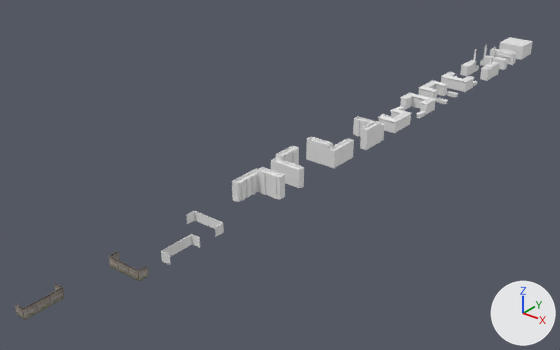
Before and after pictures for a commit that changed the FBX model Assets/Resources/Models/CityMazeCells.fbx.
Before and after are seen from a 50 mm lens placed at (21.7, -10.4, 17.4), pointed at (-2.9, 20.2, -1.6). Lighting does not change. The marker at lower right points along +X, +Y and +Z. Where no turn or scale is listed for an object, it has been applied to the vertices.

The first picture shows 'Cell01.002', 'Cell01.003', 'Cell01.004', 'Cell01.005', 'Cell01.006', 'Cell01.007', 'Cell01.008', 'Cell01.009', 'Cell01.010', 'Cell01.011', 'Cell01.013', 'Cell01.014', 'Cell01.015'.
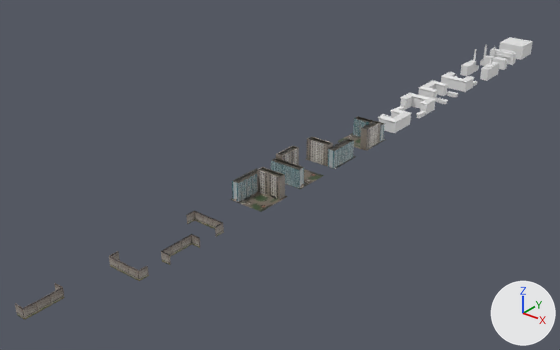
Changed parts and their boxes [x1, y1, x2, y2] in the pictures (560 x 350 px):
'Cell01.006', reshaped (9% wider, 28% taller): before [232, 167, 285, 202]; after [230, 167, 288, 212]
'Cell01.008', reshaped: before [306, 137, 354, 168]; after [306, 137, 356, 169]
'Cell01.007', reshaped (59% wider): before [271, 146, 304, 188]; after [271, 146, 324, 189]
'Cell01.009', reshaped (52% wider): before [353, 116, 385, 150]; after [337, 116, 386, 151]
'Cell01.004', recoloured: [161, 234, 200, 265] in both
'Cell01.005', recoloured, surface changed: [186, 211, 224, 237] in both
part 1 of me_plane_018, added: after [306, 156, 356, 169]
part 2 of me_plane_018, recoloured: [306, 137, 354, 168] in both
part 3 of me_plane_019, added: after [337, 133, 386, 151]
part 4 of me_plane_019, recoloured: [353, 116, 385, 150] in both
part 5 of me_plane_005, added: after [230, 191, 288, 212]
part 6 of me_plane_005, recoloured: [232, 167, 285, 202] in both
part 8 of me_plane_017, added: after [285, 169, 324, 189]
part 9 of me_plane_017, recoloured: [271, 146, 304, 188] in both

The change, as a list of edits to the scene's bpy script:
```text
Add mat_material_cell01_006:
    mat_material_cell01_006 = principled_material('Material.Cell01.006')
    mat_material_cell01_006.texture = img_city01cell01_006_png
Change me_plane_005:
    verts and faces of me_plane_005; kept vertices keep their numbers, new ones are numbered from 84
    remove me_plane_005.from_pydata(...)  # 84 vertices, 54 faces; spans x -0.9..0.9, y -0.97..0.9, z 0.0..1.2
    add me_plane_005.from_pydata(...)  # 88 vertices, 55 faces; spans x -1.0..1.0, y -1.0..1.0, z 0.0..1.2
    me_plane_005 part 5
    add verts[84] = (-1.0, -1.0, 0.01)  # pixel (229, 199)
    add verts[85] = (1.0, -1.0, 0.01)  # pixel (261, 211)
    add verts[86] = (-1.0, 1.0, 0.01)
    add verts[87] = (1.0, 1.0, 0.01)  # pixel (287, 196)
    add faces += [(84, 85, 87, 86)]
    me_plane_005 part 6: 54 faces spanning x -0.9..0.9, y -0.97..0.9, z 0.0..1.2 switch from no material to mat_material_cell01_006 (picture img_city01cell01_006_png)
Change me_plane_018:
    verts and faces of me_plane_018; kept vertices keep their numbers, new ones are numbered from 84
    remove me_plane_018.from_pydata(...)  # 84 vertices, 54 faces; spans x -0.9..0.9, y -0.97..0.9, z 0.0..1.2
    add me_plane_018.from_pydata(...)  # 88 vertices, 55 faces; spans x -1.0..1.0, y -1.0..1.0, z 0.0..1.2
    me_plane_018 part 1
    add verts[84] = (-1.0, -1.0, 0.0)  # pixel (304, 159)
    add verts[85] = (1.0, -1.0, 0.0)  # pixel (335, 169)
    add verts[86] = (-1.0, 1.0, 0.0)
    add verts[87] = (1.0, 1.0, 0.0)  # pixel (356, 156)
    add faces += [(84, 85, 87, 86)]
    me_plane_018 part 2: 54 faces spanning x -0.9..0.9, y -0.97..0.9, z 0.0..1.2 switch from no material to mat_material_cell01_006 (picture img_city01cell01_006_png)
Change me_plane_006:
    where me_plane_006.from_pydata(...)  # 16 vertices, 14 faces; spans x 0.5..1.0, y -0.9..0.9, z 0.0..0.5
    add me_plane_006.materials.append(mat_material_cell01_002)  # picture img_city01cell01_002_png
Change me_plane_019:
    verts and faces of me_plane_019; kept vertices keep their numbers, new ones are numbered from 84
    remove me_plane_019.from_pydata(...)  # 84 vertices, 54 faces; spans x -0.94..0.94, y -0.93..0.87, z 0.0..1.2
    add me_plane_019.from_pydata(...)  # 88 vertices, 55 faces; spans x -1.0..1.0, y -1.0..1.0, z 0.0..1.2
    me_plane_019 part 3
    add verts[84] = (-1.0, -1.0, 0.0)  # pixel (336, 141)
    add verts[85] = (1.0, -1.0, 0.0)  # pixel (366, 150)
    add verts[86] = (-1.0, 1.0, 0.0)
    add verts[87] = (1.0, 1.0, 0.0)  # pixel (385, 139)
    add faces += [(84, 85, 87, 86)]
    me_plane_019 part 4: 54 faces spanning x -0.94..0.94, y -0.93..0.87, z 0.0..1.2 switch from no material to mat_material_cell01_006 (picture img_city01cell01_006_png)
Change me_plane_023:
    where me_plane_023.from_pydata(...)  # 16 vertices, 14 faces; spans x -0.9..0.9, y -1.0..-0.5, z 0.0..0.5
    me_plane_023 part 7: texture (UV) coordinates of 14 of 14 faces, centred in x -0.9..0.9, y -1.0..-0.5, z 0.0..0.5, changed; they spanned u 0.0..0.0, v 0.0..0.0 and now span u 0.0..0.9, v 0.0..1.0
    add me_plane_023.materials.append(mat_material_cell01_002)  # picture img_city01cell01_002_png
Change me_plane_017:
    verts and faces of me_plane_017; kept vertices keep their numbers, new ones are numbered from 84
    remove me_plane_017.from_pydata(...)  # 84 vertices, 54 faces; spans x -0.94..0.94, y -0.93..0.87, z 0.0..1.2
    add me_plane_017.from_pydata(...)  # 88 vertices, 55 faces; spans x -1.0..1.0, y -1.0..1.0, z 0.0..1.2
    me_plane_017 part 8
    add verts[84] = (-1.0, -1.0, 0.0)
    add verts[85] = (1.0, -1.0, 0.0)  # pixel (300, 189)
    add verts[86] = (-1.0, 1.0, 0.0)
    add verts[87] = (1.0, 1.0, 0.0)  # pixel (323, 175)
    add faces += [(84, 85, 87, 86)]
    me_plane_017 part 9: 54 faces spanning x -0.94..0.94, y -0.93..0.87, z 0.0..1.2 switch from no material to mat_material_cell01_006 (picture img_city01cell01_006_png)
```
